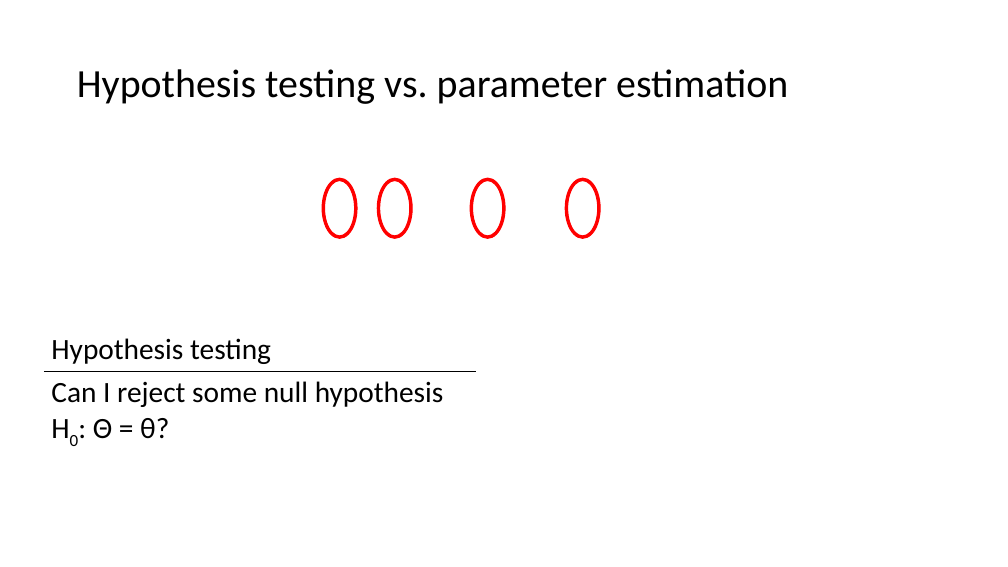
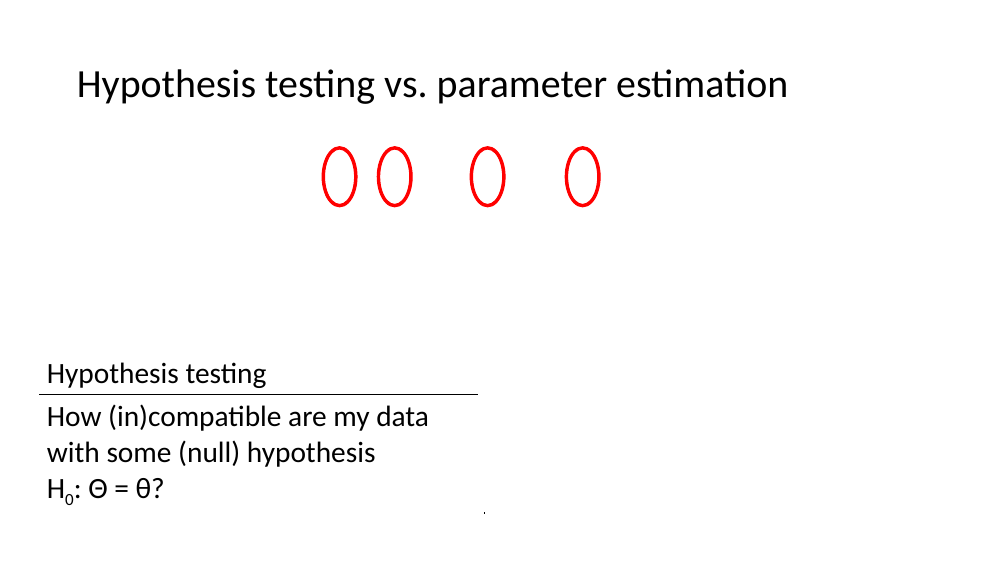
Before and after one commit to julianquandt/M3-brms-intro, a slide deck: slide 6 of intro_to_brms.pptx (slide 5 before the commit). Drawn at 1008x567 pixels with LibreOffice and Linux fonts; fonts in the diff are those of the drawing; grey boxes stand for pictures. Boxes give left, top, right and bottom in pixels: in the first picture for what was removed or moved away, otherwise in the second. Text is boxed around its words. In the diff, an @@ line names an element or a change of style, - is before the commit and + after.

Commit message:
Finalize slides to emphasize difference between point estimates and distributions; add to reading list; knot example.rmd (but check again)

```diff
--- a/intro_to_brms.pptx
+++ b/intro_to_brms.pptx
@@ 4 donuts: place and size @@
-4 donuts at box(322, 178, 600, 239)
+4 donuts at box(322, 147, 600, 207)
@@ rectangle: place and size @@
-rectangle at box(476, 322, 982, 528)
+rectangle at box(479, 306, 984, 512)
@@ table at box(39, 352, 972, 509) @@
-row 2, column 1: Can I reject some null hypothesis H0: Θ = θ?
+row 2, column 1: How (in)compatible are my data with some (null) hypothesis / H0: Θ = θ?
-row 2, column 2: What are the best parameter estimates to predict Y?
+row 2, column 2: Which parameter estimates should I use to predict Y?
@@ table: place and size @@
-table at box(44, 327, 976, 450)
+table at box(39, 352, 972, 509)
@@ rectangle added at box(470, 349, 975, 554), fill #FFFFFF, outline #FFFFFF 1 pt @@
```
Also in this commit, not shown: 6 other slides changed, 4 slides added, 3 slides removed, 16 other files.
